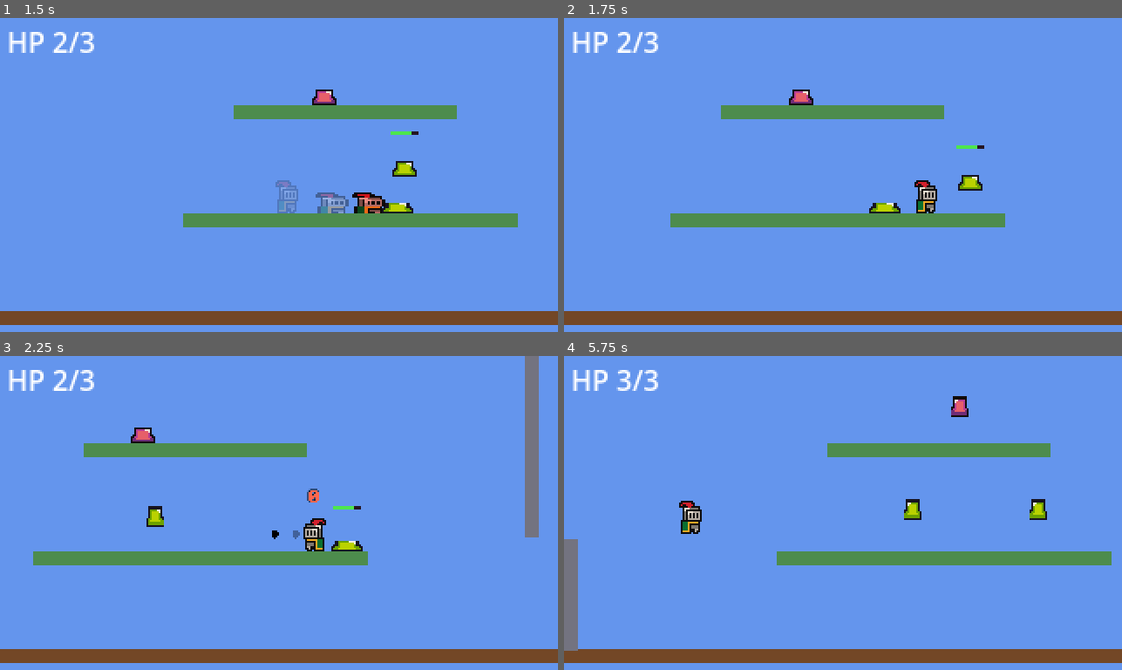
Above: before the commit, frames 1-4 (two rows, left to right).
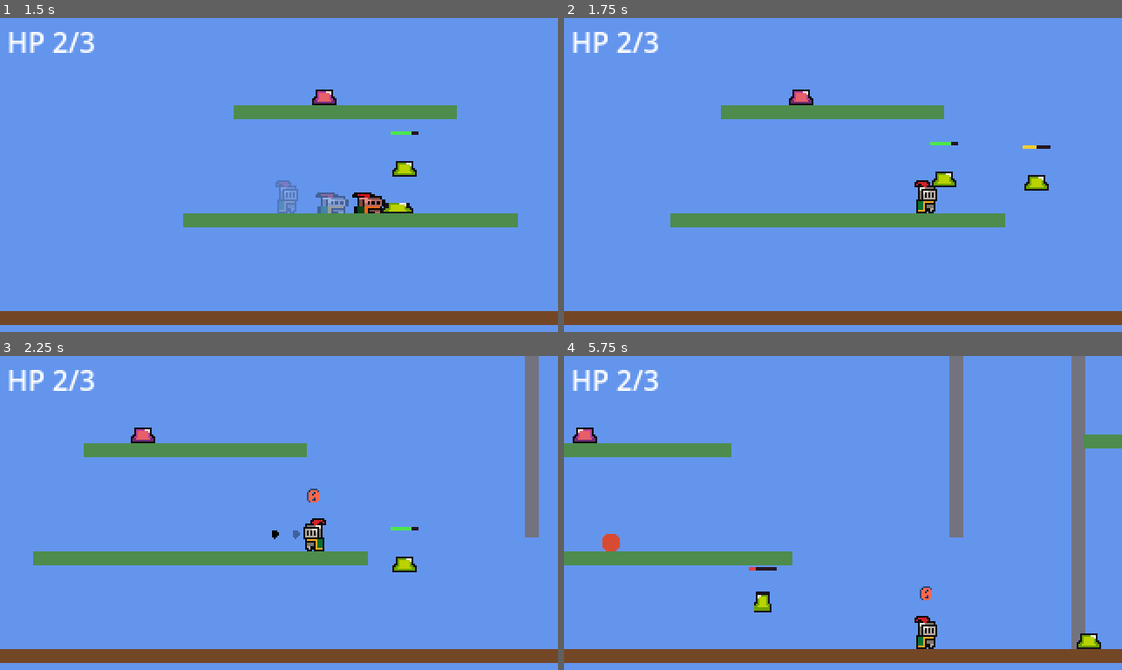
Above: after the commit, the same moments.

Repository: SolutionsByCarson/ScratchPad
Game: Godot game, scene res://scenes/main.tscn
Two runs of this game, one before a commit and one after it. Both use one fixed random seed, a clock stepped at 60 frames per second and the inputs below.
Inputs:
- Up to frame 1 (1.5 s): hold H (swing) 0.53-1.28 s; hold D (move_right) from 0.53 s (still down); tap Space (jump) at 0.77 s; tap Shift (dash) at 1.35 s
- Up to frame 2 (1.75 s): keep holding D (move_right); tap Space (jump) at 1.52 s; tap H (swing) at 1.55 s
- Up to frame 3 (2.25 s): release D (move_right) at 2.03 s; hold A (move_left) from 2.03 s (still down); hold H (swing) from 2.03 s (still down); tap J (shoot) at 2.1 s
- Up to frame 4 (5.75 s): release A (move_left) at 2.78 s; release H (swing) at 2.78 s; hold D (move_right) 2.78-4.28 s; tap S (slam) at 2.85 s; tap Space (jump) at 3.02, 3.77, 4.52 s; tap H (swing) at 3.05, 4.55 s; hold H (swing) 3.53-4.28 s; hold A (move_left) 4.28-5.03 s; tap K (throw) at 4.35 s; hold D (move_right) from 5.03 s (still down); hold H (swing) from 5.03 s (still down)

Frame 1 is identical in both runs. In frame 2, 0.9% of the frame differs, in the area x 54-88%, y 39-63%; in frame 3, 0.7%; in frame 4, 14%, in the area x 0-100%, y 0-94%.

Commit message:
Make melee less missy: base reach 36→52, per-charge 2→3 (max 61 vs 42). Anything within 14px point-blank hits regardless of facing direction. Hemisphere check relaxed from dot > 0 (180°) to dot > -0.15 (~198°) for a bit more forgiveness at the edges.

Diff:
--- a/scripts/player.gd
+++ b/scripts/player.gd
@@ -42,8 +42,9 @@
 
 const SWING_DURATION := 0.11
 const SWING_COOLDOWN := 0.24
-const SWING_REACH_BASE := 36.0
-const SWING_REACH_PER_CHARGE := 2.0
+const SWING_REACH_BASE := 52.0
+const SWING_REACH_PER_CHARGE := 3.0
+const SWING_POINT_BLANK := 14.0
 const SWING_KNOCKBACK_ENEMY_BASE := 320.0
 const SWING_KNOCKBACK_GRENADE_BASE := 360.0
 const SWING_CHARGE_MAX := 3.0
@@ -621,11 +622,15 @@
 
 func _in_swing_arc(target: Node2D, dir: Vector2, reach: float) -> bool:
 	var to_target: Vector2 = target.global_position - global_position
-	if to_target.length() > reach:
+	var dist: float = to_target.length()
+	if dist > reach:
 		return false
-	if to_target.length() < 0.01:
+	# Point-blank: always hit anything inside this radius regardless of facing.
+	if dist < SWING_POINT_BLANK:
 		return true
-	return to_target.normalized().dot(dir) > 0.0
+	# Otherwise require the target to be roughly in the swing hemisphere.
+	# dot > -0.15 widens it from 180° to ~198° for a more forgiving arc.
+	return to_target.normalized().dot(dir) > -0.15
 
 
 func _hide_swing_visual() -> void:
